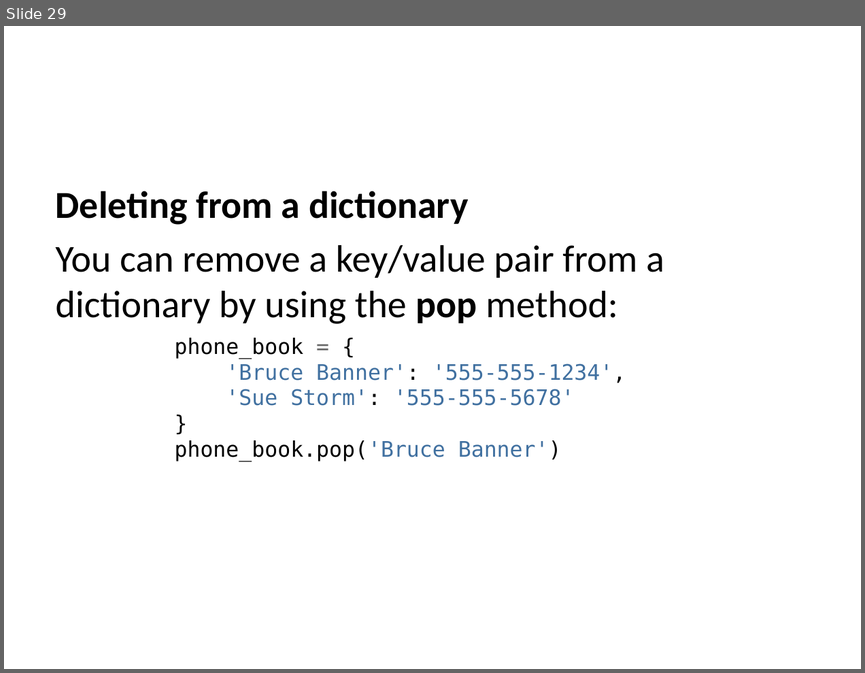
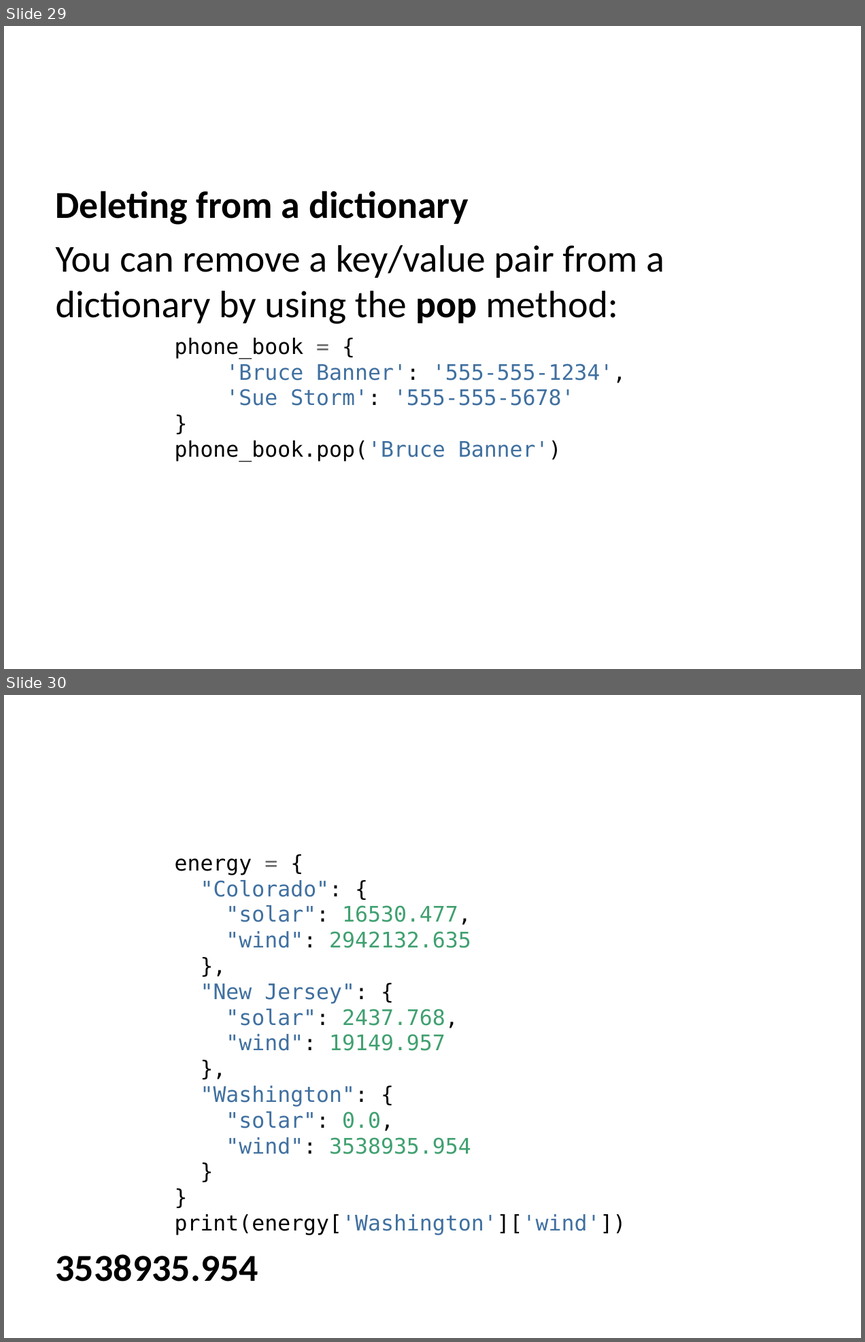
Before and after one commit to edsu/inst326, a slide deck: modules/module03/slides.pptx. Shown one above the other, each under a label of ours: slide 29 before the commit, slides 29 and 30 after it. The pictures are 865x673 and 865x1342 pixels, drawn with LibreOffice and Linux fonts; fonts in the diff are those of the drawing. Boxes give left, top, right and bottom in pixels: in the first picture for what was removed or moved away, otherwise in the second. Text is boxed around its words. In the diff, an @@ line names an element or a change of style, - is before the commit and + after.

```diff
--- a/modules/module03/slides.pptx
+++ b/modules/module03/slides.pptx
@@ slide 30 added at (4, 695, 861, 1338), background #FFFFFF @@
@@ text added at (56, 858, 626, 1281), 18 pt, text #4070A0 @@
+energy = {
+"Colorado": {
+"solar": 16530.477,
+"wind": 2942132.635
+},
+"New Jersey": {
+"solar": 2437.768,
+"wind": 19149.957
+},
+"Washington": {
+"solar": 0.0,
+"wind": 3538935.954
+}
+}
+print(energy['Washington']['wind'])
+3538935.954
```
Also in this commit, not shown: 1 slide changed, 7 other files.
